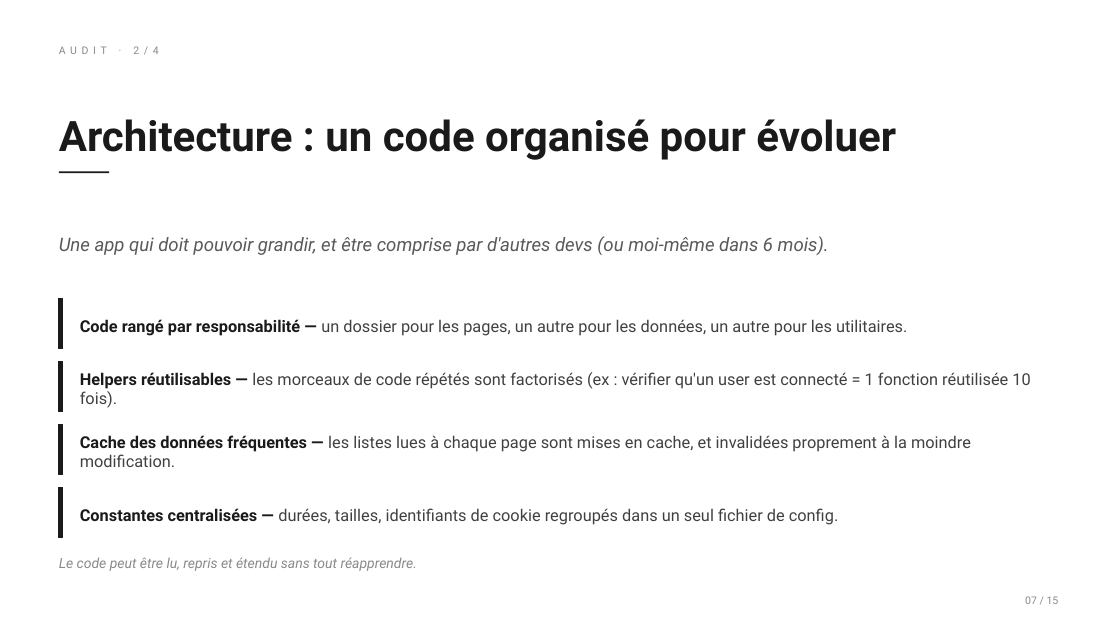
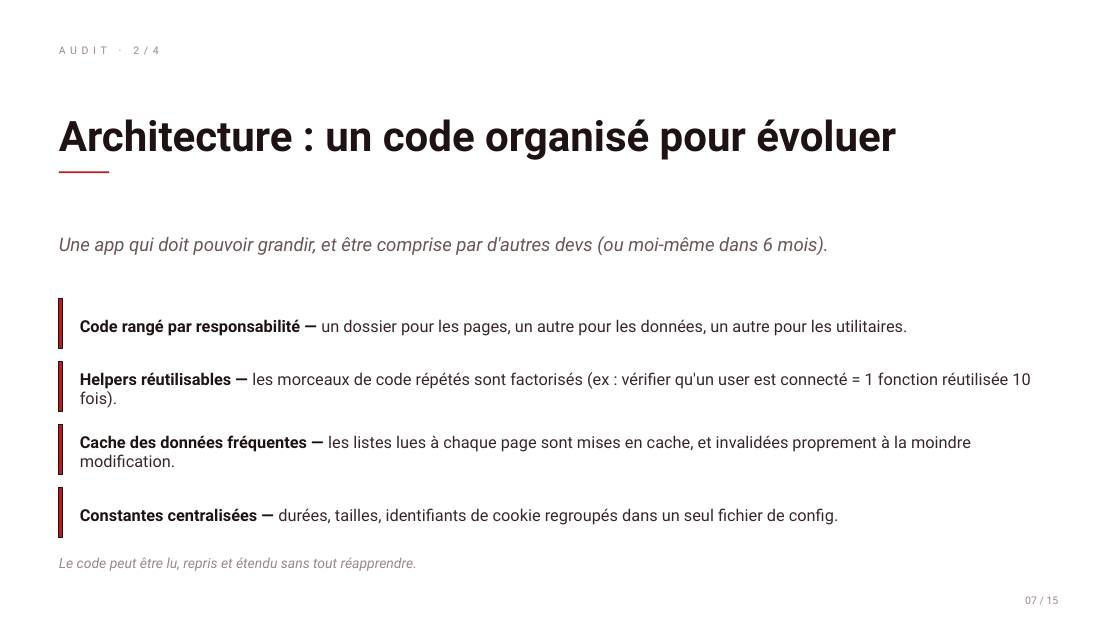
Before and after one commit to VincentG32/echo, a slide deck: slide 7 of docs/pulse-presentation.pptx. Drawn at 1120x630 pixels with LibreOffice and Linux fonts; fonts in the diff are those of the drawing. Boxes give left, top, right and bottom in pixels: in the first picture for what was removed or moved away, otherwise in the second. Text is boxed around its words. In the diff, an @@ line names an element or a change of style, - is before the commit and + after.

```diff
--- a/docs/pulse-presentation.pptx
+++ b/docs/pulse-presentation.pptx
@@ text "AUDIT · 2/4" at (133, 46, 159, 54): text colour #8A8A8A to #9A8889 @@
@@ text "Architecture : un code organisé ..." at (59, 119, 896, 160): text colour #1A1A1A to #1F1213 @@
@@ line (59, 172) - (109, 172): stroke #1A1A1A 1.5 pt to #B91C1C 1.5 pt @@
@@ text "Une app qui doit pouvoir ..." at (59, 236, 829, 255): text colour #5A5A5A to #6B5557 @@
@@ text "Code rangé par responsabilité — ..." at (80, 319, 907, 336): text colour #1A1A1A to #1F1213 in "Code rangé par responsabilité —"; text colour #404040 to #3A2628 in "un dossier pour les pages, un autre ..." @@
@@ text "Helpers réutilisables — les morceaux ..." at (80, 372, 1030, 408): text colour #1A1A1A to #1F1213 in "Helpers réutilisables —"; text colour #404040 to #3A2628 in "les morceaux de code répétés sont factorisés ..." @@
@@ text "Cache des données fréquentes — ..." at (80, 435, 971, 467): text colour #1A1A1A to #1F1213 in "Cache des données fréquentes —"; text colour #404040 to #3A2628 in "les listes lues à chaque page sont ..." @@
@@ fill #1A1A1A to #B91C1C; outline #1A1A1A 1 pt to #1F1213 1 pt in 4 elements at (59, 298, 62, 349), (59, 361, 62, 412), (59, 424, 62, 475), (59, 487, 62, 538) @@
@@ text "Constantes centralisées — durées, tailles, ..." at (80, 508, 838, 525): text colour #1A1A1A to #1F1213 in "Constantes centralisées —"; text colour #404040 to #3A2628 in "durées, tailles, identifiants de cookie regroupés dans ..." @@
@@ text "Le code peut être lu, ..." at (59, 557, 417, 571): text colour #8A8A8A to #9A8889 @@
```
Also in this commit, not shown: 15 other slides changed, 1 other file.
